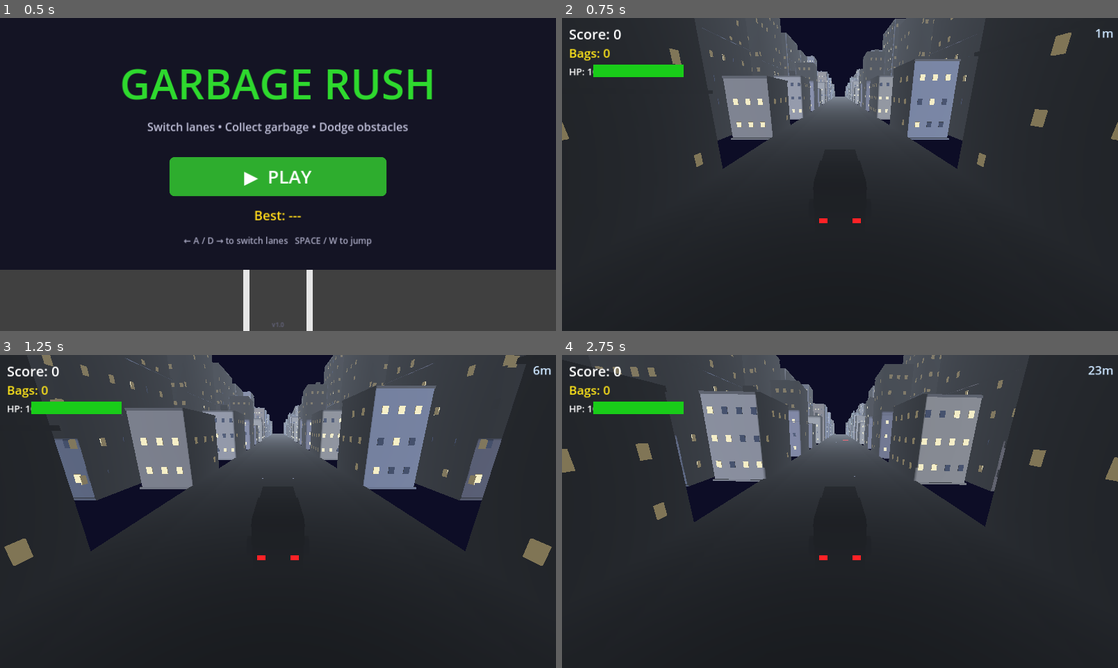
Above: before the commit, frames 1-4 (two rows, left to right).
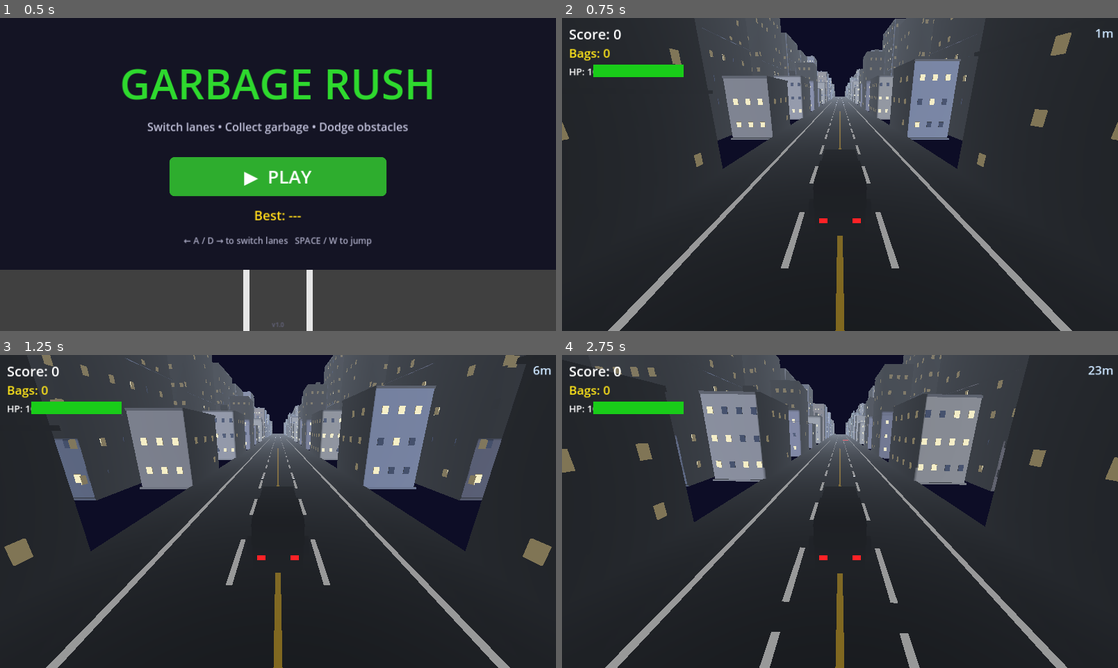
Above: after the commit, the same moments.

Repository: bhavyat81/runner
Game: Godot game, scene res://scenes/main_menu.tscn
The game is run twice, just before and just after one commit, with the same random seed, the same clock (stepped at 60 frames per second) and the same inputs.
Inputs (mouse positions are in pixels of both pictures, inside the frame that each line leads up to):
- Up to frame 1 (0.5 s): no input
- Up to frame 2 (0.75 s): click "▶ PLAY" at 0.5 s
- Up to frame 3 (1.25 s): no input
- Up to frame 4 (2.75 s): move the mouse to (962, 495) at 1.27 s; hold D (move_right) 1.28-2.03 s; click (962, 495) at 1.42 s; tap Space (jump) at 1.52, 2.27 s; move the mouse to (728, 527) at 2.02 s; hold A (move_left) from 2.03 s (still down)

Frame 1 is identical in both runs. In frame 2, 2.6% of the frame differs, in the area x 8-92%, y 25-100%; in frame 3, 2.5%; in frame 4, 3.0%, in the area x 7-91%, y 26-100%.

Commit message:
Apply 3 visual/gameplay changes: darker road + lane markings, realistic garbage bags, piano/TV/bed obstacles, bigger centered moon with craters
Co-authored-by: bhavyat81 <233542359+bhavyat81@users.noreply.github.com>

Diff:
--- a/scripts/game.gd
+++ b/scripts/game.gd
@@ -39,7 +39,7 @@
 const BUILDING_X_NEAR: float = 9.0
 const BUILDING_X_FAR: float = 15.0
 const BUILDINGS_PER_SEGMENT: int = 2
-const MOON_POSITION := Vector3(25.0, 45.0, -120.0)
+const MOON_POSITION := Vector3(0.0, 55.0, -150.0)
 const OBSTACLE_TIMER_MIN_RANDOMNESS: float = 0.0
 const OBSTACLE_TIMER_MAX_RANDOMNESS: float = 0.8
 const HEALTH_GOOD_THRESHOLD: int = 60
@@ -267,36 +267,61 @@
 func _create_moon() -> void:
 	var moon := MeshInstance3D.new()
 	var sphere := SphereMesh.new()
-	sphere.radius = 3.0
-	sphere.height = 6.0
+	sphere.radius = 6.0
+	sphere.height = 12.0
 	moon.mesh = sphere
 
 	var mat := StandardMaterial3D.new()
-	mat.albedo_color = Color(1.0, 0.98, 0.9, 1.0)
+	mat.albedo_color = Color(0.98, 0.96, 0.88, 1.0)
 	mat.emission_enabled = true
-	mat.emission = Color(1.0, 0.95, 0.85, 1.0)
-	mat.emission_energy_multiplier = 2.5
+	mat.emission = Color(1.0, 0.95, 0.82, 1.0)
+	mat.emission_energy_multiplier = 2.8
 	mat.shading_mode = BaseMaterial3D.SHADING_MODE_UNSHADED
 	moon.set_surface_override_material(0, mat)
 	moon.position = MOON_POSITION
 	add_child(moon)
 
+	# Soft halo glow ring around the moon
 	var halo := MeshInstance3D.new()
 	var torus := TorusMesh.new()
-	torus.inner_radius = 3.2
-	torus.outer_radius = 4.0
+	torus.inner_radius = 6.4
+	torus.outer_radius = 8.0
 	halo.mesh = torus
 
 	var halo_mat := StandardMaterial3D.new()
-	halo_mat.albedo_color = Color(1.0, 0.95, 0.8, 0.3)
+	halo_mat.albedo_color = Color(1.0, 0.95, 0.8, 0.25)
 	halo_mat.emission_enabled = true
 	halo_mat.emission = Color(1.0, 0.95, 0.8, 1.0)
-	halo_mat.emission_energy_multiplier = 1.0
+	halo_mat.emission_energy_multiplier = 0.8
 	halo_mat.shading_mode = BaseMaterial3D.SHADING_MODE_UNSHADED
 	halo_mat.transparency = BaseMaterial3D.TRANSPARENCY_ALPHA
 	halo.set_surface_override_material(0, halo_mat)
 	halo.position = MOON_POSITION
 	add_child(halo)
+
+	# Moon craters — small dark flat discs on the moon surface
+	var crater_mat := StandardMaterial3D.new()
+	crater_mat.albedo_color = Color(0.68, 0.65, 0.58, 1.0)
+	crater_mat.emission_enabled = true
+	crater_mat.emission = Color(0.5, 0.48, 0.42, 1.0)
+	crater_mat.emission_energy_multiplier = 0.4
+	crater_mat.shading_mode = BaseMaterial3D.SHADING_MODE_UNSHADED
+
+	var crater_data := [
+		# [offset_from_center, radius]
+		[Vector3(-2.2, 1.5, -5.5), 1.1],
+		[Vector3(2.8, -1.0, -5.3), 0.75],
+		[Vector3(-0.5, -3.0, -4.8), 0.55],
+	]
+	for cd in crater_data:
+		var crater := MeshInstance3D.new()
+		var c_sphere := SphereMesh.new()
+		c_sphere.radius = cd[1]
+		c_sphere.height = cd[1] * 2.0
+		crater.mesh = c_sphere
+		crater.set_surface_override_material(0, crater_mat)
+		crater.position = MOON_POSITION + cd[0]
+		add_child(crater)
 
 func _random_building_color() -> Color:
 	var palette := [
--- a/scripts/garbage_marker.gd
+++ b/scripts/garbage_marker.gd
@@ -5,6 +5,7 @@
 extends Area3D
 
 const LANE_X: Array[float] = [-3.0, 0.0, 3.0]
+const GARBAGE_BAG_COLOR := Color(0.08, 0.18, 0.08, 1.0)
 
 # Proximity to truck (Z) at which the bag starts falling and tick mark appears
 const PROXIMITY_TRIGGER_Z: float = -15.0
@@ -51,19 +52,54 @@
 	marker_mesh.material_override = red_mat
 
 	# Garbage bag — hidden until the marker gets close to the truck
-	var sphere := SphereMesh.new()
-	sphere.radius = 0.7
-	sphere.height = 1.4
-	garbage_bag.mesh = sphere
+	# Build as a realistic tied garbage bag: body + neck + knot
 	garbage_bag.position.y = BAG_START_Y
 	garbage_bag.visible = false
 
 	var bag_mat := StandardMaterial3D.new()
-	bag_mat.albedo_color = Color(0.1, 0.6, 0.1, 1.0)
-	bag_mat.emission_enabled = true
-	bag_mat.emission = Color(0.0, 0.5, 0.0, 1.0)
-	bag_mat.emission_energy_multiplier = 0.8
+	bag_mat.albedo_color = GARBAGE_BAG_COLOR
+	bag_mat.roughness = 0.8
+	bag_mat.metallic = 0.0
+
+	# Main bag body — slightly squashed sphere (full, bulging bag)
+	var body_sphere := SphereMesh.new()
+	body_sphere.radius = 0.65
+	body_sphere.height = 1.05
+	garbage_bag.mesh = body_sphere
 	garbage_bag.material_override = bag_mat
+
+	# Neck / twist at the top of the bag (narrow pinch point)
+	var neck_mesh := CylinderMesh.new()
+	neck_mesh.top_radius = 0.10
+	neck_mesh.bottom_radius = 0.22
+	neck_mesh.height = 0.22
+	var neck := MeshInstance3D.new()
+	neck.mesh = neck_mesh
+	neck.material_override = bag_mat
+	neck.position = Vector3(0.0, 0.62, 0.0)
+	garbage_bag.add_child(neck)
+
+	# Tie knot on top — small dark-green sphere
+	var knot_sphere := SphereMesh.new()
+	knot_sphere.radius = 0.16
+	knot_sphere.height = 0.32
+	var knot := MeshInstance3D.new()
+	knot.mesh = knot_sphere
+	knot.material_override = bag_mat
+	knot.position = Vector3(0.0, 0.82, 0.0)
+	garbage_bag.add_child(knot)
+
+	# Small ear/tail of the knot (thin horizontal cylinder)
+	var ear_mesh := CylinderMesh.new()
+	ear_mesh.top_radius = 0.04
+	ear_mesh.bottom_radius = 0.04
+	ear_mesh.height = 0.3
+	var ear := MeshInstance3D.new()
+	ear.mesh = ear_mesh
+	ear.material_override = bag_mat
+	ear.position = Vector3(0.0, 0.85, 0.0)
+	ear.rotation_degrees.z = 90.0
+	garbage_bag.add_child(ear)
 
 	# Collision zone
 	var cyl_shape := CylinderShape3D.new()
--- a/scripts/obstacle.gd
+++ b/scripts/obstacle.gd
@@ -19,11 +19,11 @@
 	var obstacle_type := randi() % 3
 	match obstacle_type:
 		0:
-			_build_car(color)
+			_build_piano(color)
 		1:
-			_build_barrier(color)
+			_build_tv(color)
 		2:
-			_build_cone(color)
+			_build_bed(color)
 
 	# Collision shape covers all types
 	var shape := BoxShape3D.new()
@@ -31,192 +31,186 @@
 	collision_shape.shape = shape
 	collision_shape.position.y = 0.9
 
-func _build_car(color: Color) -> void:
-	# Car body (lower box)
+func _build_piano(color: Color) -> void:
+	# Grand piano body — large glossy black box
 	var body_mesh := BoxMesh.new()
-	body_mesh.size = Vector3(1.7, 0.7, 2.8)
+	body_mesh.size = Vector3(2.4, 1.0, 2.2)
 	mesh_instance.mesh = body_mesh
-	mesh_instance.position.y = 0.35
+	mesh_instance.position.y = 0.5
 
 	var body_mat := StandardMaterial3D.new()
-	body_mat.albedo_color = color
+	body_mat.albedo_color = Color(0.05, 0.05, 0.05, 1.0)
+	body_mat.metallic = 0.6
+	body_mat.roughness = 0.2
 	body_mat.emission_enabled = true
-	body_mat.emission = color
+	body_mat.emission = color * 0.3
 	body_mat.emission_energy_multiplier = 0.4
-	body_mat.metallic = 0.3
-	body_mat.roughness = 0.4
 	mesh_instance.material_override = body_mat
 
-	# Car cabin (upper box)
-	var cabin_mesh := BoxMesh.new()
-	cabin_mesh.size = Vector3(1.5, 0.6, 1.4)
-	var cabin := MeshInstance3D.new()
-	cabin.mesh = cabin_mesh
-	cabin.position = Vector3(0.0, 0.95, -0.2)
-	var cabin_mat := StandardMaterial3D.new()
-	cabin_mat.albedo_color = color.darkened(0.15)
-	cabin_mat.metallic = 0.3
-	cabin_mat.roughness = 0.3
-	cabin.material_override = cabin_mat
-	add_child(cabin)
-
-	# Windshield
-	var wind_mesh := BoxMesh.new()
-	wind_mesh.size = Vector3(1.3, 0.45, 0.08)
-	var windshield := MeshInstance3D.new()
-	windshield.mesh = wind_mesh
-	windshield.position = Vector3(0.0, 0.95, -0.92)
-	var wind_mat := StandardMaterial3D.new()
-	wind_mat.albedo_color = Color(0.5, 0.7, 0.9, 0.8)
-	wind_mat.metallic = 0.5
-	wind_mat.roughness = 0.1
-	wind_mat.transparency = BaseMaterial3D.TRANSPARENCY_ALPHA
-	windshield.material_override = wind_mat
-	add_child(windshield)
-
-	# Tail lights (2 small red boxes at back)
-	var light_mesh := BoxMesh.new()
-	light_mesh.size = Vector3(0.3, 0.2, 0.08)
-	var light_mat := StandardMaterial3D.new()
-	light_mat.albedo_color = Color(1.0, 0.0, 0.0, 1.0)
-	light_mat.emission_enabled = true
-	light_mat.emission = Color(1.0, 0.0, 0.0, 1.0)
-	light_mat.emission_energy_multiplier = 1.5
-
-	for x_off in [-0.6, 0.6]:
-		var light := MeshInstance3D.new()
-		light.mesh = light_mesh
-		light.material_override = light_mat
-		light.position = Vector3(x_off, 0.35, 1.42)
-		add_child(light)
-
-	# Wheels (4 dark cylinders)
-	var wheel_mesh := CylinderMesh.new()
-	wheel_mesh.top_radius = 0.25
-	wheel_mesh.bottom_radius = 0.25
-	wheel_mesh.height = 0.15
-	var wheel_mat := StandardMaterial3D.new()
-	wheel_mat.albedo_color = Color(0.1, 0.1, 0.1, 1.0)
-
-	for pos in [Vector3(-0.85, 0.2, -0.8), Vector3(0.85, 0.2, -0.8), Vector3(-0.85, 0.2, 0.8), Vector3(0.85, 0.2, 0.8)]:
-		var wheel := MeshInstance3D.new()
-		wheel.mesh = wheel_mesh
-		wheel.material_override = wheel_mat
-		wheel.position = pos
-		wheel.rotation_degrees.z = 90.0
-		add_child(wheel)
-
-func _build_barrier(color: Color) -> void:
-	# Orange/white striped road barrier
-	var bar_mesh := BoxMesh.new()
-	bar_mesh.size = Vector3(1.8, 1.0, 0.3)
-	mesh_instance.mesh = bar_mesh
-	mesh_instance.position.y = 1.0
-
-	var bar_mat := StandardMaterial3D.new()
-	bar_mat.albedo_color = Color(1.0, 0.5, 0.0, 1.0)
-	bar_mat.emission_enabled = true
-	bar_mat.emission = Color(1.0, 0.4, 0.0, 1.0)
-	bar_mat.emission_energy_multiplier = 0.6
-	mesh_instance.material_override = bar_mat
-
-	# White stripe
-	var stripe_mesh := BoxMesh.new()
-	stripe_mesh.size = Vector3(1.82, 0.25, 0.32)
-	var stripe := MeshInstance3D.new()
-	stripe.mesh = stripe_mesh
-	stripe.position = Vector3(0.0, 1.0, 0.0)
-	var stripe_mat := StandardMaterial3D.new()
-	stripe_mat.albedo_color = Color(1.0, 1.0, 1.0, 1.0)
-	stripe_mat.emission_enabled = true
-	stripe_mat.emission = Color(1.0, 1.0, 1.0, 1.0)
-	stripe_mat.emission_energy_multiplier = 0.3
-	stripe.material_override = stripe_mat
-	add_child(stripe)
-
-	# Support legs (2 vertical poles)
-	var leg_mesh := BoxMesh.new()
-	leg_mesh.size = Vector3(0.1, 1.0, 0.1)
+	# Lid (raised at slight angle on top)
+	var lid_mesh := BoxMesh.new()
+	lid_mesh.size = Vector3(2.4, 0.06, 2.2)
+	var lid := MeshInstance3D.new()
+	lid.mesh = lid_mesh
+	lid.material_override = body_mat
+	lid.position = Vector3(0.0, 1.05, 0.0)
+	lid.rotation_degrees.x = -12.0
+	add_child(lid)
+
+	# White piano keys strip (front of top surface)
+	var keys_white_mesh := BoxMesh.new()
+	keys_white_mesh.size = Vector3(2.2, 0.07, 0.45)
+	var keys_white := MeshInstance3D.new()
+	keys_white.mesh = keys_white_mesh
+	var keys_white_mat := StandardMaterial3D.new()
+	keys_white_mat.albedo_color = Color(0.95, 0.95, 0.92, 1.0)
+	keys_white_mat.emission_enabled = true
+	keys_white_mat.emission = Color(1.0, 1.0, 0.9, 1.0)
+	keys_white_mat.emission_energy_multiplier = 0.3
+	keys_white.material_override = keys_white_mat
+	keys_white.position = Vector3(0.0, 1.03, -0.75)
+	add_child(keys_white)
+
+	# Black piano keys on top of white strip (5 raised thin black bars)
+	var black_key_mat := StandardMaterial3D.new()
+	black_key_mat.albedo_color = Color(0.05, 0.05, 0.05, 1.0)
+	for i in range(5):
+		var bk_mesh := BoxMesh.new()
+		bk_mesh.size = Vector3(0.12, 0.09, 0.27)
+		var bk := MeshInstance3D.new()
+		bk.mesh = bk_mesh
+		bk.material_override = black_key_mat
+		bk.position = Vector3(-1.0 + i * 0.5, 1.07, -0.70)
+		add_child(bk)
+
+	# 3 legs (thin cylinders at front-left, front-right, back-centre)
 	var leg_mat := StandardMaterial3D.new()
-	leg_mat.albedo_color = Color(0.3, 0.3, 0.3, 1.0)
-	for x_off in [-0.7, 0.7]:
+	leg_mat.albedo_color = Color(0.05, 0.05, 0.05, 1.0)
+	leg_mat.metallic = 0.5
+	for leg_pos in [Vector3(-0.9, 0.0, -0.85), Vector3(0.9, 0.0, -0.85), Vector3(0.0, 0.0, 0.85)]:
+		var leg_cyl := CylinderMesh.new()
+		leg_cyl.top_radius = 0.07
+		leg_cyl.bottom_radius = 0.07
+		leg_cyl.height = 1.0
+		var leg := MeshInstance3D.new()
+		leg.mesh = leg_cyl
+		leg.material_override = leg_mat
+		leg.position = leg_pos + Vector3(0.0, 0.5, 0.0)
+		add_child(leg)
+
+func _build_tv(color: Color) -> void:
+	# CRT television body — large boxy shape
+	var tv_mesh := BoxMesh.new()
+	tv_mesh.size = Vector3(2.6, 1.8, 1.2)
+	mesh_instance.mesh = tv_mesh
+	mesh_instance.position.y = 0.9
+
+	var tv_mat := StandardMaterial3D.new()
+	tv_mat.albedo_color = Color(0.18, 0.17, 0.16, 1.0)
+	tv_mat.roughness = 0.6
+	mesh_instance.material_override = tv_mat
+
+	# Glowing screen face — tinted with the accent color
+	var screen_mesh := BoxMesh.new()
+	screen_mesh.size = Vector3(2.1, 1.4, 0.05)
+	var screen := MeshInstance3D.new()
+	screen.mesh = screen_mesh
+	var screen_mat := StandardMaterial3D.new()
+	screen_mat.albedo_color = Color(0.35, 0.55, 1.0, 1.0).lerp(color, 0.35)
+	screen_mat.emission_enabled = true
+	screen_mat.emission = Color(0.2, 0.4, 1.0, 1.0).lerp(color, 0.3)
+	screen_mat.emission_energy_multiplier = 2.0
+	screen_mat.shading_mode = BaseMaterial3D.SHADING_MODE_UNSHADED
+	screen.material_override = screen_mat
+	screen.position = Vector3(0.0, 0.9, -0.63)
+	add_child(screen)
+
+	# Two antennas in a V shape at the top
+	var ant_mat := StandardMaterial3D.new()
+	ant_mat.albedo_color = Color(0.5, 0.5, 0.5, 1.0)
+	ant_mat.metallic = 0.7
+	var ant_angles := [Vector3(0.0, 0.0, -25.0), Vector3(0.0, 0.0, 25.0)]
+	var ant_offsets := [Vector3(-0.4, 0.0, 0.0), Vector3(0.4, 0.0, 0.0)]
+	for i in range(2):
+		var ant_cyl := CylinderMesh.new()
+		ant_cyl.top_radius = 0.03
+		ant_cyl.bottom_radius = 0.05
+		ant_cyl.height = 1.4
+		var ant := MeshInstance3D.new()
+		ant.mesh = ant_cyl
+		ant.material_override = ant_mat
+		ant.position = ant_offsets[i] + Vector3(0.0, 1.8 + 0.7, 0.3)
+		ant.rotation_degrees = ant_angles[i]
+		add_child(ant)
+
+	# Stubby legs (2 small boxes at bottom)
+	var leg_mat := StandardMaterial3D.new()
+	leg_mat.albedo_color = Color(0.15, 0.14, 0.13, 1.0)
+	for lx in [-0.8, 0.8]:
+		var leg_mesh := BoxMesh.new()
+		leg_mesh.size = Vector3(0.3, 0.25, 0.4)
 		var leg := MeshInstance3D.new()
 		leg.mesh = leg_mesh
 		leg.material_override = leg_mat
-		leg.position = Vector3(x_off, 0.5, 0.0)
+		leg.position = Vector3(lx, 0.12, 0.2)
 		add_child(leg)
 
-	# Flashing light on top
-	var flash_mesh := SphereMesh.new()
-	flash_mesh.radius = 0.12
-	flash_mesh.height = 0.24
-	var flash := MeshInstance3D.new()
-	flash.mesh = flash_mesh
-	flash.position = Vector3(0.0, 1.65, 0.0)
-	var flash_mat := StandardMaterial3D.new()
-	flash_mat.albedo_color = Color(1.0, 0.8, 0.0, 1.0)
-	flash_mat.emission_enabled = true
-	flash_mat.emission = Color(1.0, 0.8, 0.0, 1.0)
-	flash_mat.emission_energy_multiplier = 2.0
-	flash.material_override = flash_mat
-	add_child(flash)
-
-func _build_cone(color: Color) -> void:
-	# Orange traffic cone
-	var cone_mesh := CylinderMesh.new()
-	cone_mesh.top_radius = 0.05
-	cone_mesh.bottom_radius = 0.35
-	cone_mesh.height = 1.2
-	mesh_instance.mesh = cone_mesh
-	mesh_instance.position.y = 0.6
-
-	var cone_mat := StandardMaterial3D.new()
-	cone_mat.albedo_color = Color(1.0, 0.4, 0.0, 1.0)
-	cone_mat.emission_enabled = true
-	cone_mat.emission = Color(1.0, 0.3, 0.0, 1.0)
-	cone_mat.emission_energy_multiplier = 0.5
-	mesh_instance.material_override = cone_mat
-
-	# White reflective stripes
-	var stripe_mesh := CylinderMesh.new()
-	stripe_mesh.top_radius = 0.18
-	stripe_mesh.bottom_radius = 0.22
-	stripe_mesh.height = 0.12
-	var stripe_mat := StandardMaterial3D.new()
-	stripe_mat.albedo_color = Color(1.0, 1.0, 1.0, 1.0)
-	stripe_mat.emission_enabled = true
-	stripe_mat.emission = Color(1.0, 1.0, 1.0, 1.0)
-	stripe_mat.emission_energy_multiplier = 0.4
-
-	for y in [0.35, 0.55]:
-		var stripe := MeshInstance3D.new()
-		stripe.mesh = stripe_mesh
-		stripe.material_override = stripe_mat
-		stripe.position.y = y
-		add_child(stripe)
-
-	# Square base
-	var base_mesh := BoxMesh.new()
-	base_mesh.size = Vector3(0.7, 0.08, 0.7)
-	var base := MeshInstance3D.new()
-	base.mesh = base_mesh
-	base.position.y = 0.04
-	var base_mat := StandardMaterial3D.new()
-	base_mat.albedo_color = Color(0.2, 0.2, 0.2, 1.0)
-	base.material_override = base_mat
-	add_child(base)
-
-	# Spawn 3 cones in a cluster for visibility
-	for offset in [Vector3(-0.5, 0.0, -0.3), Vector3(0.5, 0.0, 0.2)]:
-		var extra_cone_mesh := CylinderMesh.new()
-		extra_cone_mesh.top_radius = 0.04
-		extra_cone_mesh.bottom_radius = 0.3
-		extra_cone_mesh.height = 1.0
-		var extra := MeshInstance3D.new()
-		extra.mesh = extra_cone_mesh
-		extra.material_override = cone_mat
-		extra.position = offset + Vector3(0.0, 0.5, 0.0)
-		add_child(extra)
+func _build_bed(color: Color) -> void:
+	# Mattress — wide flat box
+	var mattress_mesh := BoxMesh.new()
+	mattress_mesh.size = Vector3(2.4, 0.45, 2.8)
+	mesh_instance.mesh = mattress_mesh
+	mesh_instance.position.y = 0.45
+
+	var mattress_mat := StandardMaterial3D.new()
+	mattress_mat.albedo_color = Color(0.82, 0.88, 0.98, 1.0).lerp(color, 0.2)
+	mattress_mat.roughness = 0.9
+	mesh_instance.material_override = mattress_mat
+
+	# Headboard — tall thin box at the back end
+	var hb_mesh := BoxMesh.new()
+	hb_mesh.size = Vector3(2.4, 1.4, 0.2)
+	var headboard := MeshInstance3D.new()
+	headboard.mesh = hb_mesh
+	var hb_mat := StandardMaterial3D.new()
+	hb_mat.albedo_color = Color(0.38, 0.22, 0.08, 1.0)
+	hb_mat.roughness = 0.7
+	headboard.material_override = hb_mat
+	headboard.position = Vector3(0.0, 0.85, 1.4)
+	add_child(headboard)
+
+	# Footboard — shorter thin box at the front end
+	var fb_mesh := BoxMesh.new()
+	fb_mesh.size = Vector3(2.4, 0.6, 0.2)
+	var footboard := MeshInstance3D.new()
+	footboard.mesh = fb_mesh
+	footboard.material_override = hb_mat
+	footboard.position = Vector3(0.0, 0.5, -1.4)
+	add_child(footboard)
+
+	# Pillow — small rounded box near headboard
+	var pillow_mesh := BoxMesh.new()
+	pillow_mesh.size = Vector3(0.9, 0.18, 0.55)
+	var pillow := MeshInstance3D.new()
+	pillow.mesh = pillow_mesh
+	var pillow_mat := StandardMaterial3D.new()
+	pillow_mat.albedo_color = Color(1.0, 0.97, 0.90, 1.0)
+	pillow_mat.roughness = 0.95
+	pillow.material_override = pillow_mat
+	pillow.position = Vector3(0.0, 0.72, 1.05)
+	add_child(pillow)
+
+	# 4 short legs at corners
+	var leg_mat := StandardMaterial3D.new()
+	leg_mat.albedo_color = Color(0.3, 0.18, 0.06, 1.0)
+	for lp in [Vector3(-1.05, 0.0, -1.25), Vector3(1.05, 0.0, -1.25), Vector3(-1.05, 0.0, 1.25), Vector3(1.05, 0.0, 1.25)]:
+		var leg_mesh := BoxMesh.new()
+		leg_mesh.size = Vector3(0.22, 0.45, 0.22)
+		var leg := MeshInstance3D.new()
+		leg.mesh = leg_mesh
+		leg.material_override = leg_mat
+		leg.position = lp + Vector3(0.0, 0.22, 0.0)
+		add_child(leg)
 
 func _on_body_entered(body: Node3D) -> void:
 	if body.is_in_group("truck"):
--- a/scripts/road_segment.gd
+++ b/scripts/road_segment.gd
@@ -22,6 +22,7 @@
 func _ready() -> void:
 	_build_road()
 	_build_dashed_lane_lines()
+	_build_center_line()
 	_build_edge_lines()
 	_build_curbs()
 	_build_footpaths()
@@ -33,7 +34,7 @@
 	mesh.size = Vector3(ROAD_HALF_WIDTH * 2.0, 0.1, SEGMENT_LENGTH)
 	road.mesh = mesh
 	var mat := StandardMaterial3D.new()
-	mat.albedo_color = Color(0.18, 0.18, 0.2, 1.0)
+	mat.albedo_color = Color(0.12, 0.12, 0.14, 1.0)
 	road.material_override = mat
 	add_child(road)
 
@@ -42,6 +43,9 @@
 func _build_dashed_lane_lines() -> void:
 	var mat := StandardMaterial3D.new()
 	mat.albedo_color = Color(1.0, 1.0, 1.0, 1.0)
+	mat.emission_enabled = true
+	mat.emission = Color(1.0, 1.0, 1.0, 1.0)
+	mat.emission_energy_multiplier = 0.6
 
 	for x: float in LANE_LINE_X:
 		var period := DASH_LENGTH + DASH_GAP
@@ -50,22 +54,41 @@
 		while z <= SEGMENT_LENGTH * 0.5:
 			var dash := MeshInstance3D.new()
 			var mesh := BoxMesh.new()
-			mesh.size = Vector3(0.15, 0.02, DASH_LENGTH)
+			mesh.size = Vector3(0.2, 0.02, DASH_LENGTH)
 			dash.mesh = mesh
 			dash.material_override = mat
 			dash.position = Vector3(x, 0.06, z)
 			add_child(dash)
 			z += period
 
+# --- Solid yellow center line at X = 0 ---
+func _build_center_line() -> void:
+	var mat := StandardMaterial3D.new()
+	mat.albedo_color = Color(1.0, 0.85, 0.0, 1.0)
+	mat.emission_enabled = true
+	mat.emission = Color(1.0, 0.8, 0.0, 1.0)
+	mat.emission_energy_multiplier = 0.5
+
+	var line := MeshInstance3D.new()
+	var mesh := BoxMesh.new()
+	mesh.size = Vector3(0.18, 0.02, SEGMENT_LENGTH)
+	line.mesh = mesh
+	line.material_override = mat
+	line.position = Vector3(0.0, 0.06, 0.0)
+	add_child(line)
+
 # --- Solid white edge lines at X = ±4.5 ---
 func _build_edge_lines() -> void:
 	var mat := StandardMaterial3D.new()
 	mat.albedo_color = Color(1.0, 1.0, 1.0, 1.0)
+	mat.emission_enabled = true
+	mat.emission = Color(1.0, 1.0, 1.0, 1.0)
+	mat.emission_energy_multiplier = 0.6
 
 	for x: float in EDGE_LINE_X:
 		var line := MeshInstance3D.new()
 		var mesh := BoxMesh.new()
-		mesh.size = Vector3(0.2, 0.02, SEGMENT_LENGTH)
+		mesh.size = Vector3(0.22, 0.02, SEGMENT_LENGTH)
 		line.mesh = mesh
 		line.material_override = mat
 		line.position = Vector3(x, 0.06, 0.0)
